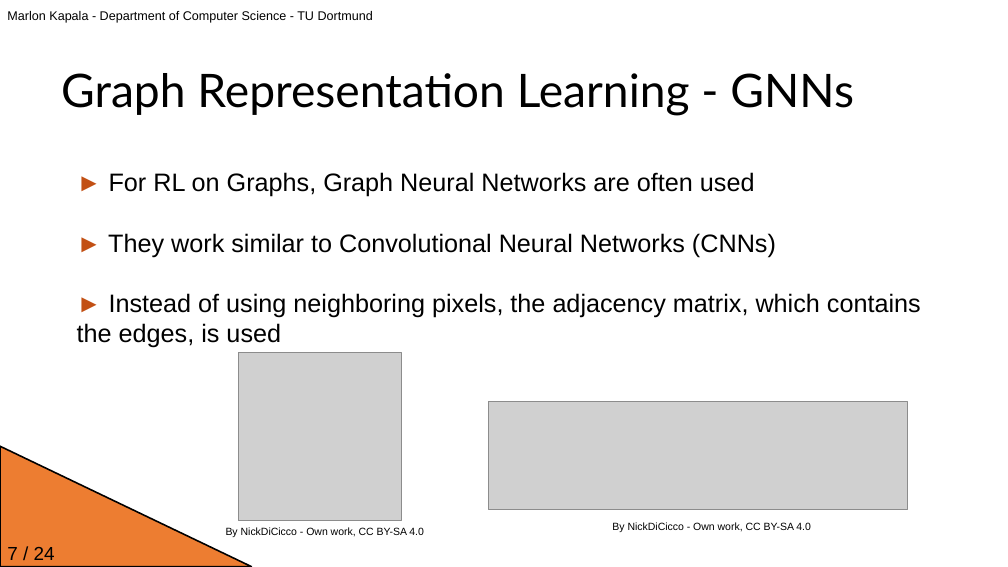
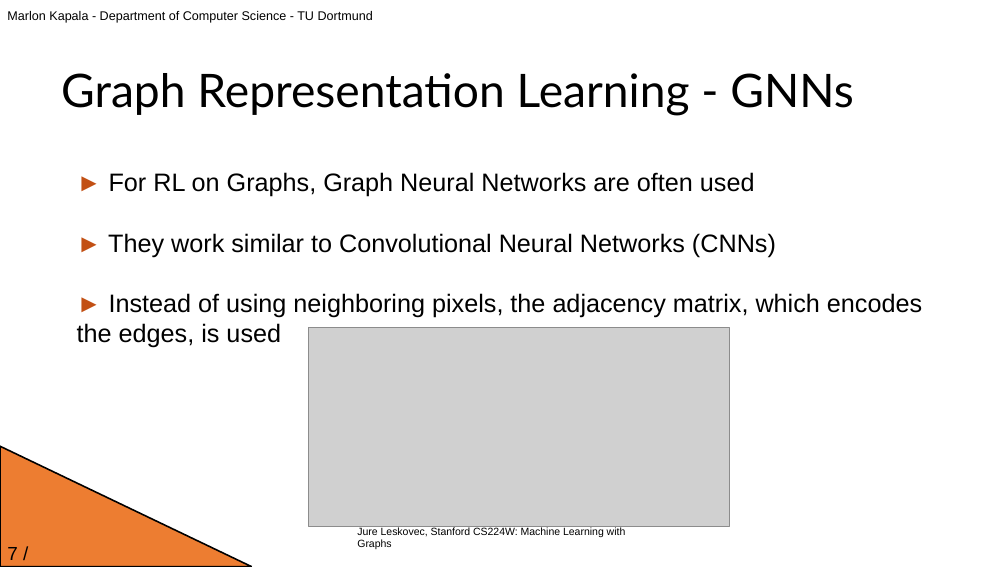
Before and after one commit to JavaLangMarlon/ddm-proseminar-tu-dortmund, a slide deck: slide 7 of presentation.pptx. Drawn at 1008x567 pixels with LibreOffice and Linux fonts; fonts in the diff are those of the drawing; grey boxes stand for pictures; background and template pictures are left out. Boxes give left, top, right and bottom in pixels: in the first picture for what was removed or moved away, otherwise in the second. Text is boxed around its words. In the diff, an @@ line names an element or a change of style, - is before the commit and + after.

```diff
--- a/presentation.pptx
+++ b/presentation.pptx
@@ text at bbox=[77, 293, 922, 348]: text changed @@
-► Instead of using neighboring pixels, the adjacency matrix, which contains the edges, is used
+► Instead of using neighboring pixels, the adjacency matrix, which encodes the edges, is used
@@ picture added at bbox=[309, 327, 730, 526] @@
@@ picture removed at bbox=[238, 352, 402, 521] @@
@@ picture removed at bbox=[488, 402, 907, 510] @@
@@ text removed at bbox=[226, 527, 424, 537] @@
-By NickDiCicco - Own work, CC BY-SA 4.0
@@ text added at bbox=[357, 527, 626, 549], 10 pt, text #000000 @@
+Jure Leskovec, Stanford CS224W: Machine Learning with Graphs
@@ text removed at bbox=[612, 522, 811, 532] @@
-By NickDiCicco - Own work, CC BY-SA 4.0
```
Also in this commit, not shown: 23 other slides changed, 1 slide added, 1 other file.
